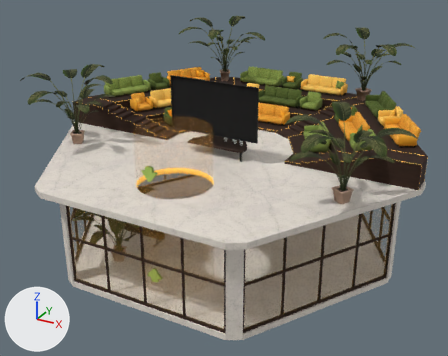
What one commit did to the glTF model models/scene.glb.
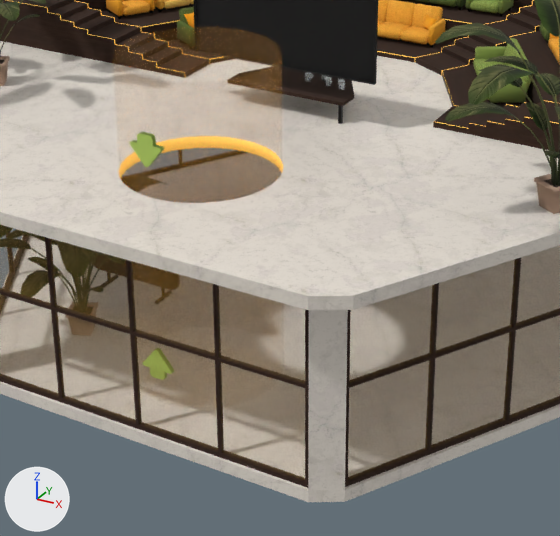
Each version appears first whole from a 50 mm camera at (21.6, -40.0, 25.2) aimed at (-0.4, -0.1, 5.3), and next in a close-up on the part from 18% to 77% of the width and 29% to 100% of the height. The lights are fixed; the arrows at lower left show +X, +Y and +Z. Objects named as collision shapes, trigger or cutter boxes, shadow casters or lower levels of detail are left out. Where no turn or scale is listed for an object, it has been applied to the vertices. Vertices at the same position are counted once.

The scene before the commit, as lines of its bpy script (objects in view):
```python
me_circle_018 = bpy.data.meshes.new('Circle.018')
me_circle_018.from_pydata(...)  # 334 vertices, 376 faces; spans x -13.4..13.4, y -11.8..11.8, z 0.4..7.5
# faces by material slot: [358, 18]
me_circle_018.materials.append(mat_wood)  # picture img_wood_dark1
me_circle_018.materials.append(mat_glass)
me_cube_049 = bpy.data.meshes.new('Cube.049')
me_cube_049.from_pydata(...)  # 270 vertices, 492 faces; spans x -1.99..1.99, y -0.49..0.49, z -1.68..1.71
# faces by material slot: [156, 146, 190]
me_cube_049.materials.append(mat_rough)  # picture img_colorpalettegreenandyellow
me_cube_049.materials.append(mat_wood)  # picture img_wood_dark1
me_cube_049.materials.append(mat_emissive)
me_cube_061 = bpy.data.meshes.new('Cube.061')
me_cube_061.from_pydata(...)  # 632 vertices, 874 faces; spans x -4.1..4.14, y -4.04..4.06, z -2.84..2.84
# faces by material slot: [554, 320]
me_cube_061.materials.append(mat_rough)  # picture img_colorpalettegreenandyellow
me_cube_061.materials.append(mat_plants)  # picture img_plant_leaves
ob_boardvote = bpy.data.objects.new('BoardVote', me_cube_049)
ob_boardvote.location = (-5.25, -4.53, 2.11)
ob_plantbirdofparadise3_001 = bpy.data.objects.new('PlantBirdOfParadise3.001', me_cube_061)
ob_plantbirdofparadise3_001.location = (-4.9, -7.61, 3.27)
ob_windows = bpy.data.objects.new('Windows', me_circle_018)
ob_windows.location = (0.0, 0.0, 0.0)
# also in view: 'Stairs' at (0.0, 6.2, 8.8); 'Screen' at (0.0, -2.4, 11.7); 'Table' at (0.0, -1.0, 8.7); 'Sofas' at (0.0, 7.2, 9.6); 'GroundFloor2' at (0.0, 0.0, 7.7)
```
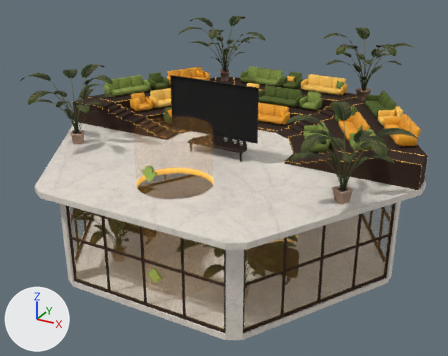
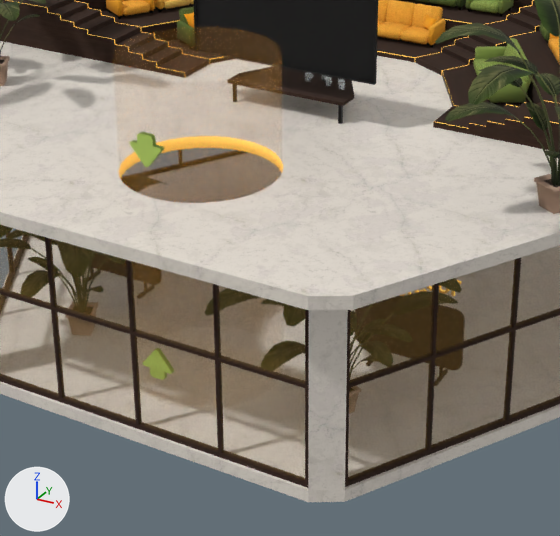
Pixel boxes (x1, y1, x2, y2) of what changed, in the close-ups (560 x 536 px):
'PlantBirdOfParadise3.001', reshaped: before (0, 176, 166, 336); after (0, 176, 462, 414)
'BoardVoters', added (brown): after (355, 280, 465, 386)
    faces in mat_wood (picture img_wood_dark1): (355, 295, 465, 386)
'BoardVote', moved: before (92, 254, 180, 304); after (85, 254, 162, 299)
part 1 of me_cube_061, added: after (349, 385, 361, 414)
part 2 of me_cube_061, added: after (349, 312, 394, 380)
part 3 of me_cube_061, added: after (350, 304, 372, 354)
part 4 of me_cube_061, added (brown): after (204, 288, 262, 316)
part 5 of me_cube_061, added: after (283, 304, 305, 327)
part 6 of me_cube_061, added (brown): after (261, 340, 305, 371)
part 7 of me_cube_061, added (brown): after (359, 341, 393, 367)
part 8 of me_cube_061, added: after (357, 355, 379, 364)
part 9 of me_cube_061, added: after (358, 319, 385, 344)
part 10 of me_cube_061, added (brown): after (393, 291, 458, 315)
part 11 of me_cube_061, added: after (439, 278, 462, 293)
part 12 of me_cube_061, added: after (261, 299, 284, 306)
part 13 of me_cube_061, added (brown): after (365, 323, 413, 342)
part 14 of me_cube_061, added: after (350, 311, 357, 336)
part 15 of me_cube_061, deleted: before (85, 254, 98, 313)

Patch to the scene script:
```diff
--- a/models/scene.glb.py
+++ b/models/scene.glb.py
@@ me_cube_061 @@
-me_cube_061.from_pydata(...)  # 632 vertices, 874 faces; spans x -4.1..4.14, y -4.04..4.06, z -2.84..2.84
+me_cube_061.from_pydata(...)  # 1180 vertices, 1628 faces; spans x -4.1..13.91, y -4.04..4.06, z -2.84..2.84
+# me_cube_061 part 1: the loose piece of 24 vertices spanning x -0.92..0.34, y -0.87..0.4, z -2.84..-1.93 is copied, and the copy is mirrored in x about its middle, then moved by (10.39, 0.0, 0.0); it spans x 9.46..10.73, y -0.87..0.4, z -2.84..-1.93
+# me_cube_061 part 2: the loose piece of 20 vertices spanning x -1.62..-0.38, y -0.19..0.95, z -2.33..0.63 is copied, and the copy is mirrored in x about its middle, then moved by (11.81, 0.0, 0.0); it spans x 10.19..11.43, y -0.19..0.95, z -2.33..0.63
+# me_cube_061 part 3: the loose piece of 28 vertices spanning x -1.74..-0.29, y -0.22..-0.02, z -2.38..2.15 is copied, and the copy is mirrored in x about its middle, then moved by (11.83, 0.0, 0.0); it spans x 10.1..11.55, y -0.22..-0.02, z -2.38..2.15
+# me_cube_061 part 4: the loose piece of 18 vertices spanning x 0.72..2.63, y -3.77..-1.6, z 1.76..2.32 is copied, and the copy is mirrored in x about its middle, then moved by (6.46, 0.0, 0.0); it spans x 7.18..9.09, y -3.77..-1.6, z 1.76..2.32
+# me_cube_061 part 5: the loose piece of 18 vertices spanning x -1.06..0.13, y -4.04..-1.62, z 2.09..2.84 is copied, and the copy is mirrored in x about its middle, then moved by (10.74, 0.0, 0.0); it spans x 9.68..10.86, y -4.04..-1.62, z 2.09..2.84
+# me_cube_061 part 6: the loose piece of 18 vertices spanning x -0.33..0.67, y -3.9..-1.78, z 0.33..0.74 is copied, and the copy is mirrored in x about its middle, then moved by (9.47, 0.0, 0.0); it spans x 9.13..10.14, y -3.9..-1.78, z 0.33..0.74
+# me_cube_061 part 7: the loose piece of 18 vertices spanning x 0.65..2.23, y -1.08..-0.26, z 0.75..1.03 is copied, and the copy is turned -20.1 degrees about the z axis through its middle, then moved by (10.61, -0.94, -0.15); it spans x 11.33..12.73, y -2.18..-1.05, z 0.6..0.88
+# me_cube_061 part 8: the loose piece of 18 vertices spanning x -2.14..-1.06, y -0.86..-0.29, z -0.63..-0.13 is copied, and the copy is mirrored in x about its middle, then moved by (13.01, 0.0, 0.0); it spans x 10.87..11.95, y -0.86..-0.29, z -0.63..-0.13
+# me_cube_061 part 9: the loose piece of 18 vertices spanning x -1.08..-0.43, y 0.53..1.58, z -0.63..-0.13 is copied, and the copy is mirrored in x about its middle, then moved by (11.32, 0.0, 0.0); it spans x 10.24..10.88, y 0.53..1.58, z -0.63..-0.13
+# me_cube_061 part 10: the loose piece of 18 vertices spanning x -3.22..-1.48, y 0.77..2.41, z 0.59..1.01 is copied, and the copy is mirrored in x about its middle, then moved by (14.51, 0.0, 0.0); it spans x 11.29..13.03, y 0.77..2.41, z 0.59..1.01
+# me_cube_061 part 11: the loose piece of 18 vertices spanning x -4.1..-1.67, y -0.58..0.61, z 2.09..2.84 is copied, and the copy is mirrored in x about its middle, then moved by (15.58, 0.0, 0.0); it spans x 11.48..13.91, y -0.58..0.61, z 2.09..2.84
+# me_cube_061 part 12: the loose piece of 18 vertices spanning x 0.65..2.23, y -1.08..-0.26, z 0.75..1.03 is copied, and the copy is mirrored in x about its middle, then moved by (6.93, 0.0, 0.0); it spans x 7.58..9.16, y -1.08..-0.26, z 0.75..1.03
+# me_cube_061 part 13: the loose piece of 18 vertices spanning x -2.76..-1.15, y -0.59..0.11, z 0.43..0.71 is copied, and the copy is mirrored in x about its middle, then moved by (13.71, 0.0, 0.0); it spans x 10.95..12.56, y -0.59..0.11, z 0.43..0.71
+# me_cube_061 part 14: a new loose piece of 18 vertices spanning x 10.4..11.5, y -2.34..-0.9, z 1.34..1.62, in mat_plants (picture img_plant_leaves)
+# me_cube_061 part 15: the loose piece of 24 vertices spanning x -0.23..1.64, y -0.24..0.06, z -2.2..2.14 is deleted
 me_cube_061.materials.append(mat_rough)
@@ ob_boardvote @@
 ob_boardvote = bpy.data.objects.new('BoardVote', me_cube_049)
-ob_boardvote.location = (-5.25, -4.53, 2.11)
+ob_boardvote.location = (-6.06, -4.53, 2.11)
@@ ob_boardvoters @@
+ob_boardvoters = bpy.data.objects.new('BoardVoters', me_cube_064)  # 510 vertices, 960 faces; spans x -1.99..1.99, y -0.49..0.49, z -1.94..1.94; in mat_rough (picture img_colorpalettegreenandyellow), mat_wood (picture img_wood_dark1)
+ob_boardvoters.location = (6.06, -4.53, 2.37)
```
